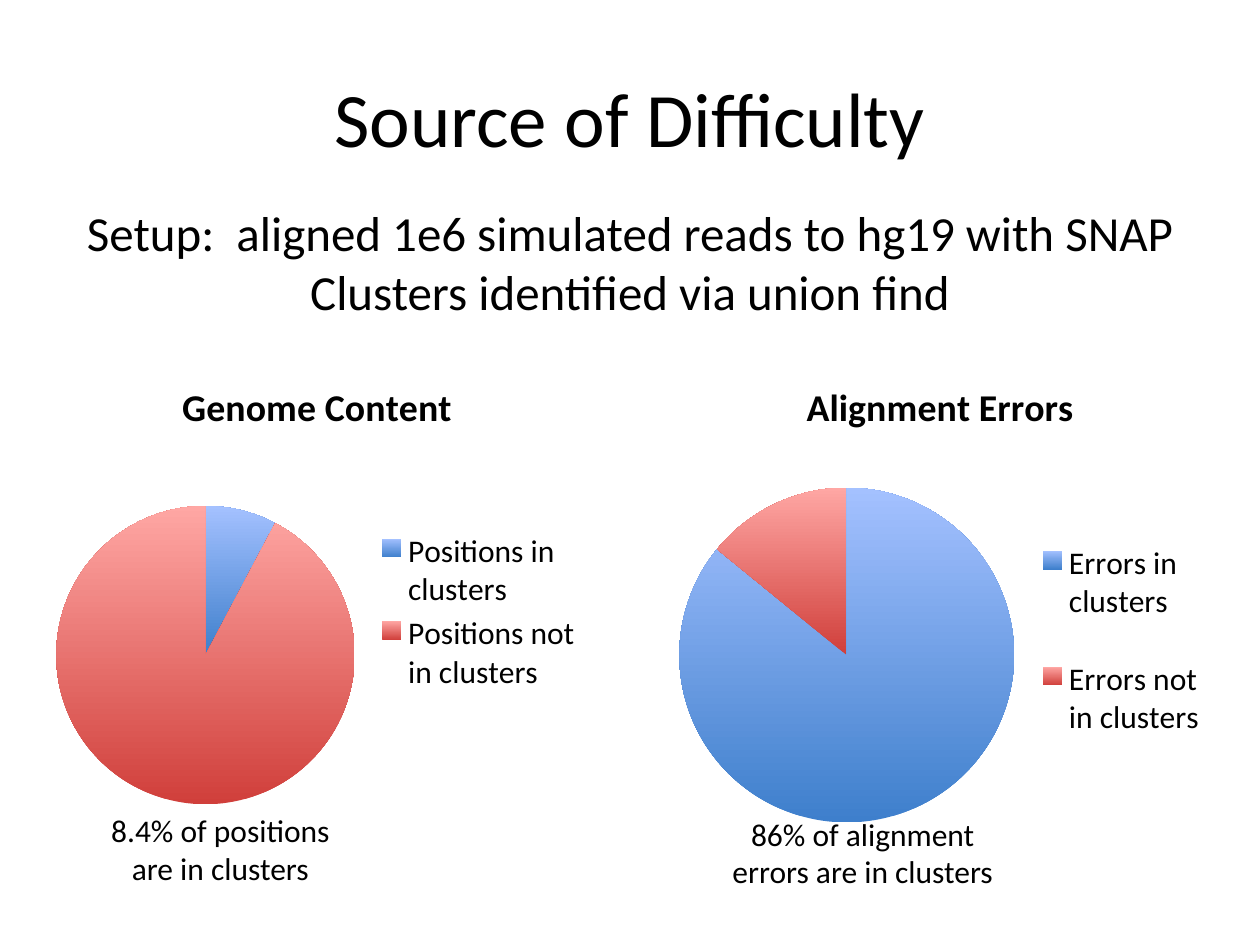
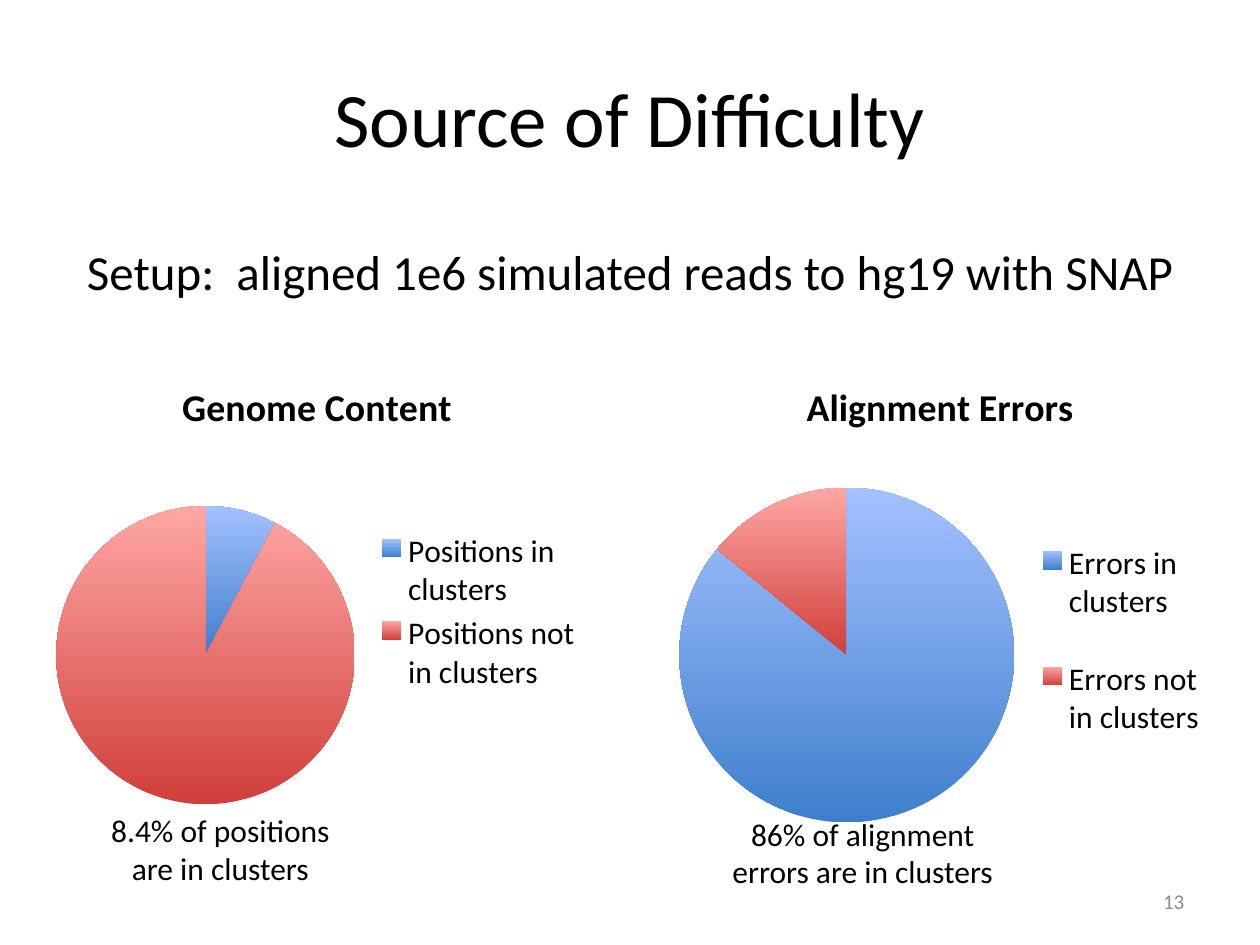
Before and after one commit to kristalcurtis/quals, a slide deck: slide 14 of slides/11.26.12 Quals (v1c).pptx (slide 20 before the commit). Drawn at 1260x945 pixels with LibreOffice and Linux fonts; fonts in the diff are those of the drawing. Boxes give left, top, right and bottom in pixels: in the first picture for what was removed or moved away, otherwise in the second. Text is boxed around its words. In the diff, an @@ line names an element or a change of style, - is before the commit and + after.

```diff
--- a/slides/11.26.12 Quals (v1c).pptx
+++ b/slides/11.26.12 Quals (v1c).pptx
@@ text "Setup: aligned 1e6 simulated reads ...": place and size @@
-text "Setup: aligned 1e6 simulated reads ..." at (87, 217, 1173, 311)
+text "Setup: aligned 1e6 simulated reads ..." at (87, 256, 1173, 299)
@@ text at (310, 276, 949, 311): paragraph removed @@
-Clusters identified via union find
@@ page number added at (1163, 895, 1184, 909), 12 pt, text #8C8C8C @@
+13
```
Also in this commit, not shown: 47 other slides changed, 1 slide added, 5 slides removed, 3 other files.
